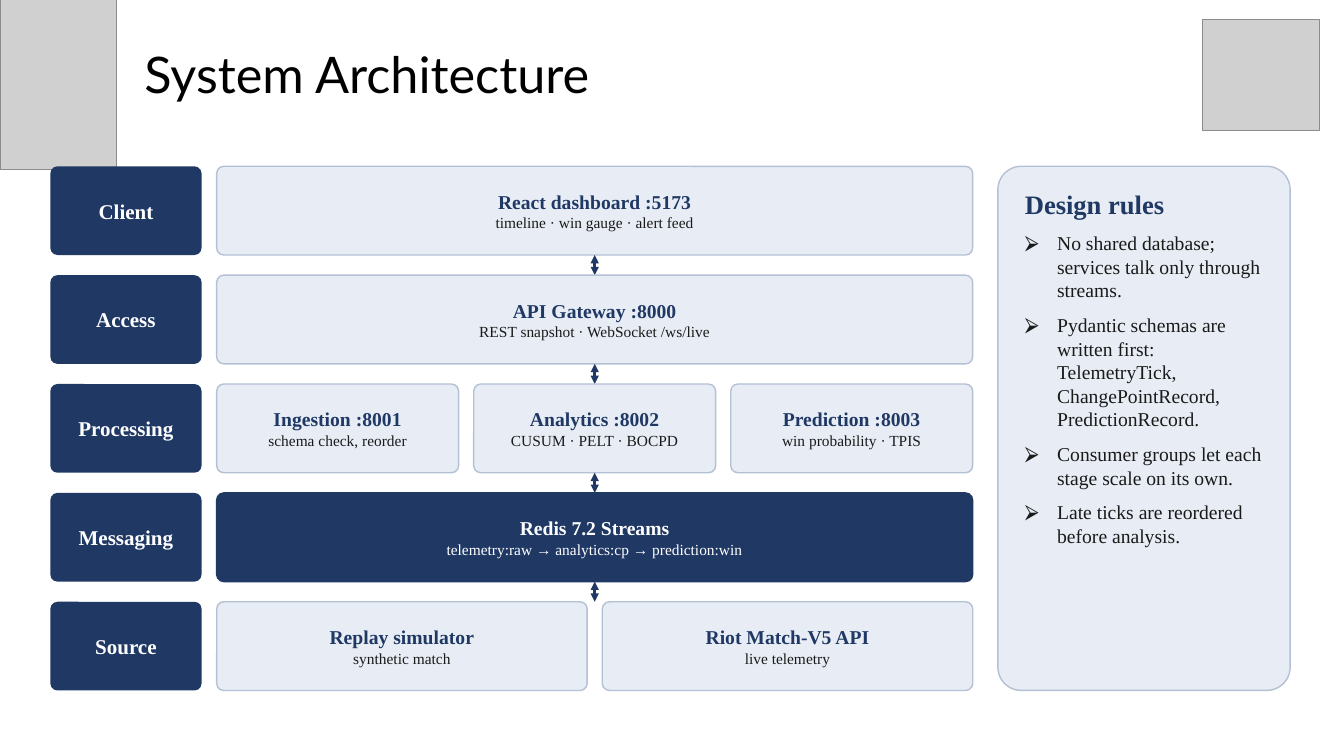
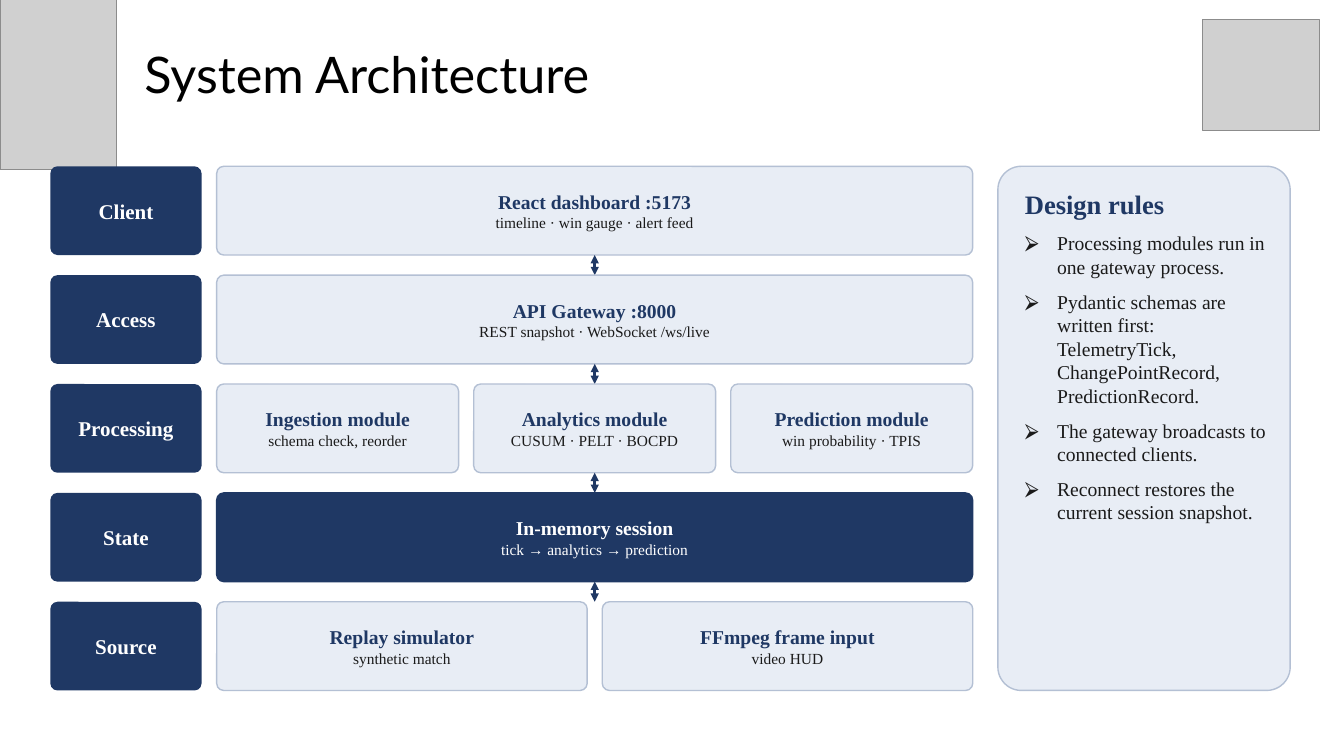
Before and after one commit to MITHUNtech11/CSA1021-SOFTWARE-ENGINEERING-, a slide deck: slide 7 of Capstone/EsportEcho_Capstone (1).pptx. Drawn at 1344x756 pixels with LibreOffice and Linux fonts; fonts in the diff are those of the drawing; grey boxes stand for pictures. Boxes give left, top, right and bottom in pixels: in the first picture for what was removed or moved away, otherwise in the second. Text is boxed around its words. In the diff, an @@ line names an element or a change of style, - is before the commit and + after.

Commit message:
feat: initialize EsportEcho capstone project with analytics, gateway, and client services

```diff
--- a/Capstone/EsportEcho_Capstone (1).pptx
+++ b/Capstone/EsportEcho_Capstone (1).pptx
@@ text in rounded rectangle at (1057, 236, 1264, 279): text changed @@
-⮚ No shared database; services talk only through streams.
+⮚ Processing modules run in one gateway process.
@@ text in rounded rectangle at (265, 412, 410, 431): text changed @@
-Ingestion :8001
+Ingestion module
@@ text in rounded rectangle at (522, 412, 667, 430): text changed @@
-Analytics :8002
+Analytics module
@@ text in rounded rectangle at (775, 412, 928, 426): text changed @@
-Prediction :8003
+Prediction module
@@ text in rounded rectangle at (1057, 424, 1265, 524): text changed @@
-⮚ Consumer groups let each stage scale on its own.
-⮚ Late ticks are reordered before analysis.
+⮚ The gateway broadcasts to connected clients.
+⮚ Reconnect restores the current session snapshot.
@@ text in rounded rectangle at (103, 531, 148, 546): text changed @@
-Messaging
+State
@@ text in rounded rectangle at (501, 521, 688, 558): text changed @@
-Redis 7.2 Streams
-telemetry:raw → analytics:cp → prediction:win
+In-memory session
+tick → analytics → prediction
@@ text in rounded rectangle at (700, 630, 875, 664): text changed @@
-Riot Match-V5 API
-live telemetry
+FFmpeg frame input
+video HUD
```
Also in this commit, not shown: 9 other slides changed, 29 other files.
